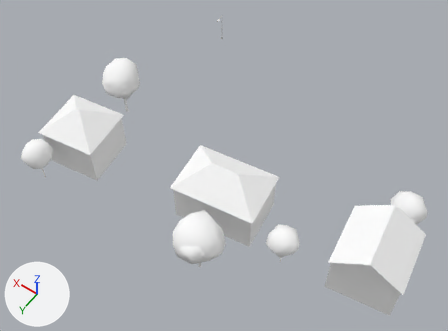
The glTF model cities/arlov-borggatan/pack/tiles/c-7_8.glb: old version first, new version second.
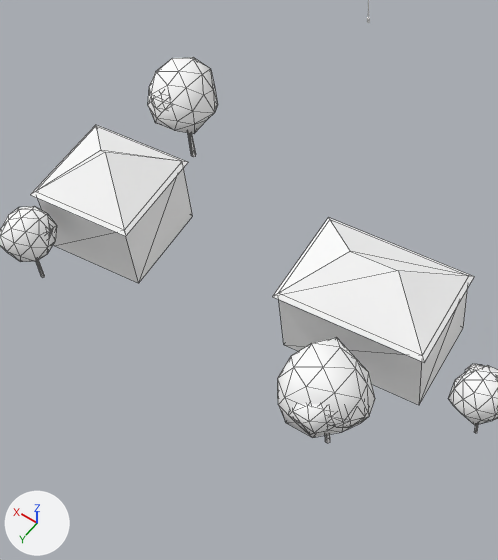
There are two pictures of each version: one whole from a 50 mm lens placed at (-425.1, 559.8, 82.4), pointed at (-389.8, 510.3, 4.7), one close up on the part from 5% to 65% of the width and 8% to 100% of the height. The lights are fixed; the arrows at lower left show +X, +Y and +Z. The last two pictures show the newer version. The close-ups show mesh edges as thin lines. Where no turn or scale is listed for an object, it has been applied to the vertices. Vertices at exactly the same position are counted once.

The scene before the commit, as lines of its bpy script (objects in view):
```python
me_sm_building_w208669184 = bpy.data.meshes.new('SM_Building_w208669184')
me_sm_building_w208669184.from_pydata(...)  # 14 vertices, 14 faces; spans x -5.59..5.59, y -5.39..5.39, z -5.31..5.31
# faces by material slot: [8, 6]
me_sm_building_w208669184.materials.append(mat_m_wall_wood_grey_upper)  # white #ffffff
me_sm_building_w208669184.materials.append(mat_m_roof_tiles_brown)  # white #ffffff
me_sm_building_w208669185 = bpy.data.meshes.new('SM_Building_w208669185')
me_sm_building_w208669185.from_pydata(...)  # 14 vertices, 14 faces; spans x -7.36..7.36, y -5.56..5.56, z -5.28..5.28
# faces by material slot: [8, 6]
me_sm_building_w208669185.materials.append(mat_m_wall_wood_green_upper)  # white #ffffff
me_sm_building_w208669185.materials.append(mat_m_roof_tiles_dark)  # white #ffffff
me_sm_trees__7_8 = bpy.data.meshes.new('SM_Trees_-7_8')
me_sm_trees__7_8.from_pydata(...)  # 690 vertices, 1260 faces; spans x -28.5..28.5, y -14.8..14.8, z -5.5..5.5
# faces by material slot: [60, 1200]
me_sm_trees__7_8.materials.append(mat_m_bark_wood)  # white #ffffff
me_sm_trees__7_8.materials.append(mat_m_leaf)  # white #ffffff
ob_sm_building_w208669184 = bpy.data.objects.new('SM_Building_w208669184', me_sm_building_w208669184)
ob_sm_building_w208669184.location = (-367.82, 518.77, 6.2)
ob_sm_building_w208669185 = bpy.data.objects.new('SM_Building_w208669185', me_sm_building_w208669185)
ob_sm_building_w208669185.location = (-393.23, 514.9, 6.09)
ob_sm_trees__7_8 = bpy.data.objects.new('SM_Trees_-7_8', me_sm_trees__7_8)
ob_sm_trees__7_8.location = (-391.67, 514.47, 6.45)
```
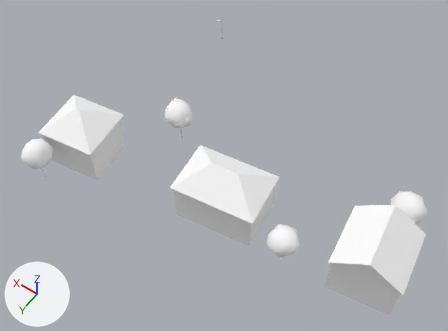
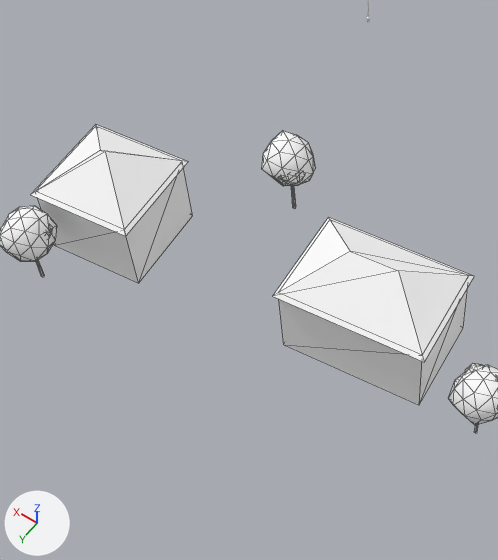
The newer file is also turned or shifted as a whole; pictures and numbers use the older file's frame.

The change, as a list of edits to the scene's bpy script:
```text
Change me_sm_trees__7_8:
    used by ob_sm_trees__7_8; location = (-391.67, 514.47, 6.45)
    remove me_sm_trees__7_8.from_pydata(...)  # 690 vertices, 1260 faces; spans x -28.5..28.5, y -14.8..14.8, z -5.5..5.5
    add me_sm_trees__7_8.from_pydata(...)  # 551 vertices, 1006 faces; spans x -28.5..28.5, y -14.8..14.8, z -5.5..3.6
    me_sm_trees__7_8 part 1: the loose piece of 12 vertices spanning x 24.6..25.0, y -6.7..-6.3, z -5.4..-0.6 is scaled about its middle by (0.698, 0.703, 0.803), then moved by (-12.0, -0.4, -0.5)
    me_sm_trees__7_8 part 2: a new loose piece of 42 vertices spanning x 10.3..15.4, y -9.1..-4.5, z -1.5..3.6, in mat_m_leaf (white #ffffff)
    me_sm_trees__7_8 part 3: a new loose piece of 41 vertices spanning x 10.7..13.5, y -7.7..-4.8, z -0.3..2.1, in mat_m_leaf (white #ffffff)
    me_sm_trees__7_8 part 4: 7 loose pieces with 264 vertices, spanning x -8.5..28.2, y -10.0..14.4, z -5.5..5.5, are deleted
    other edits to the shape of me_sm_trees__7_8 do not show in these pictures
```

Location of each change, [x1, y1, x2, y2] in pixels of the close-ups (498 x 560 px; the box of a moved part takes in the faces that stretch with it):
'SM_Trees_-7_8', reshaped
    before: [0, 57, 498, 443]
    after: [0, 131, 498, 433]
part 1 of me_sm_trees__7_8, moved or reshaped
    before: [188, 133, 196, 157]
    after: [291, 186, 296, 209]
part 2 of me_sm_trees__7_8, added
    after: [262, 131, 316, 186]
part 3 of me_sm_trees__7_8, added
    after: [283, 173, 304, 184]
part 4 of me_sm_trees__7_8, deleted
    before: [148, 57, 375, 443]
